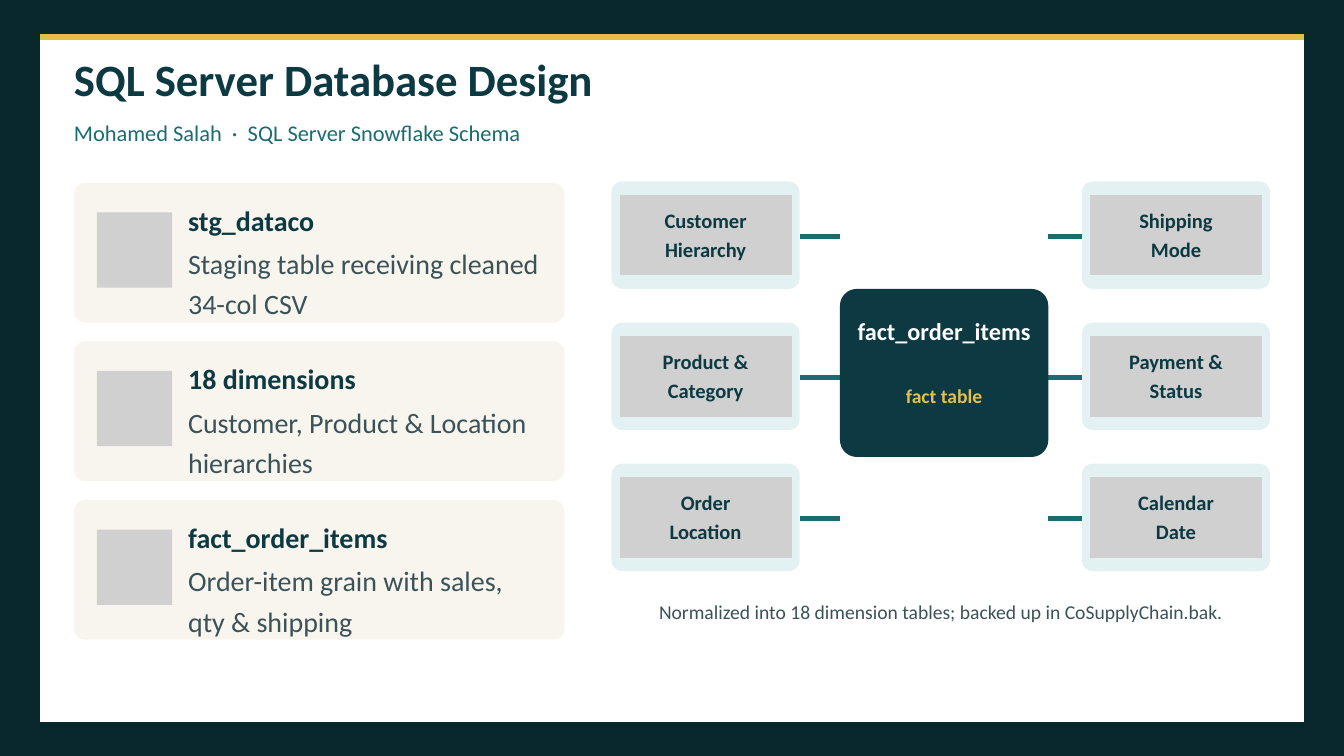
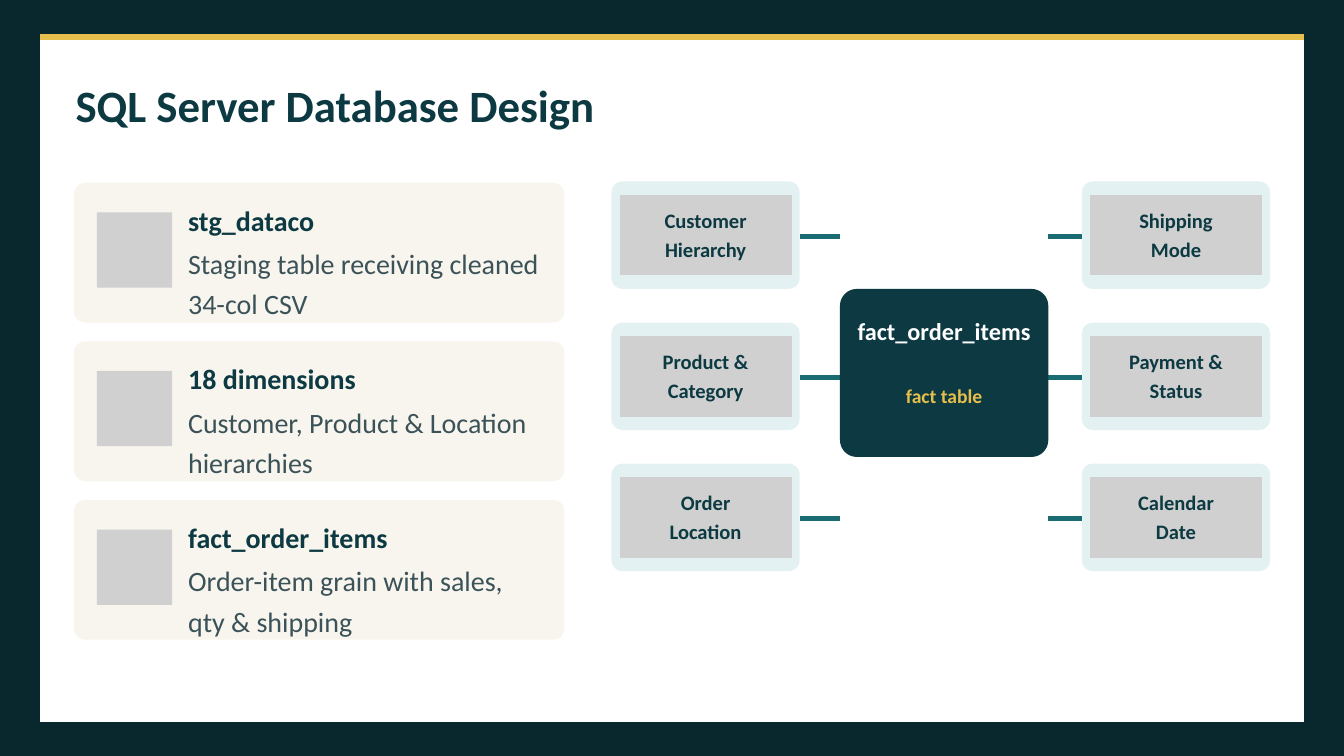
Before and after one commit to Team5-Depi/Supply-Chain-Dataset-Analysis-Final_Project, a slide deck: slide 7 of Presentation/Supply_Chain_Dataset_Analysis_Presentation.pptx. Drawn at 1344x756 pixels with LibreOffice and Linux fonts; fonts in the diff are those of the drawing; grey boxes stand for pictures. Boxes give left, top, right and bottom in pixels: in the first picture for what was removed or moved away, otherwise in the second. Text is boxed around its words. In the diff, an @@ line names an element or a change of style, - is before the commit and + after.

```diff
--- a/Presentation/Supply_Chain_Dataset_Analysis_Presentation.pptx
+++ b/Presentation/Supply_Chain_Dataset_Analysis_Presentation.pptx
@@ text "SQL Server Database Design": place and size @@
-text "SQL Server Database Design" at <box>74,64,593,104</box>
+text "SQL Server Database Design" at <box>76,90,594,130</box>
@@ text removed at <box>74,125,520,144</box> @@
-Mohamed Salah · SQL Server Snowflake Schema
@@ text removed at <box>659,605,1222,622</box> @@
-Normalized into 18 dimension tables; backed up in CoSupplyChain.bak.
```
Also in this commit, not shown: 10 other slides changed.
